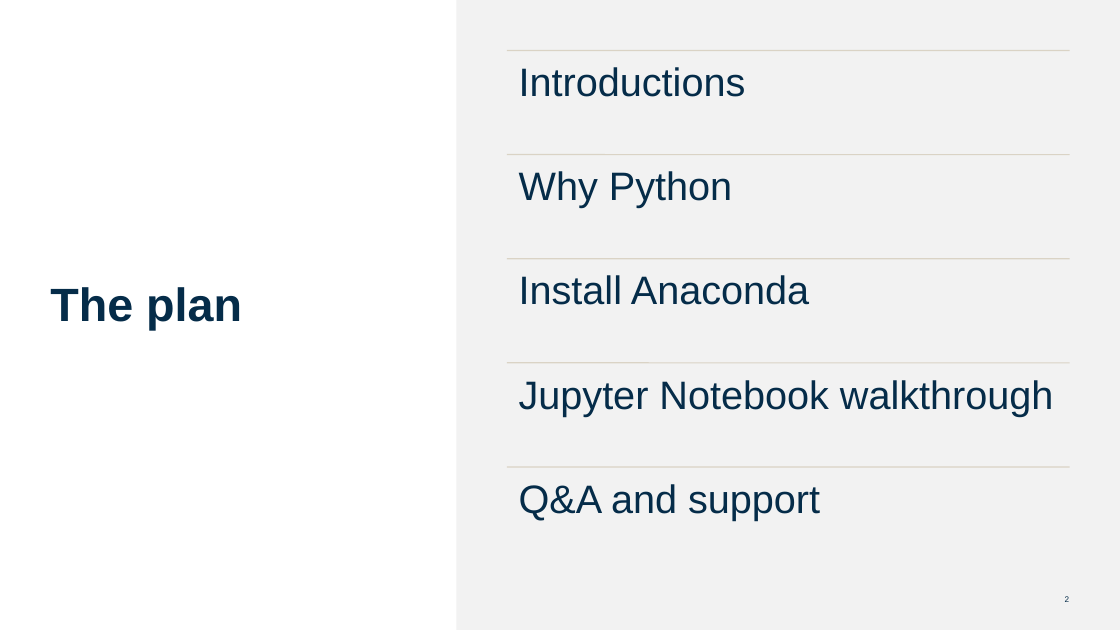
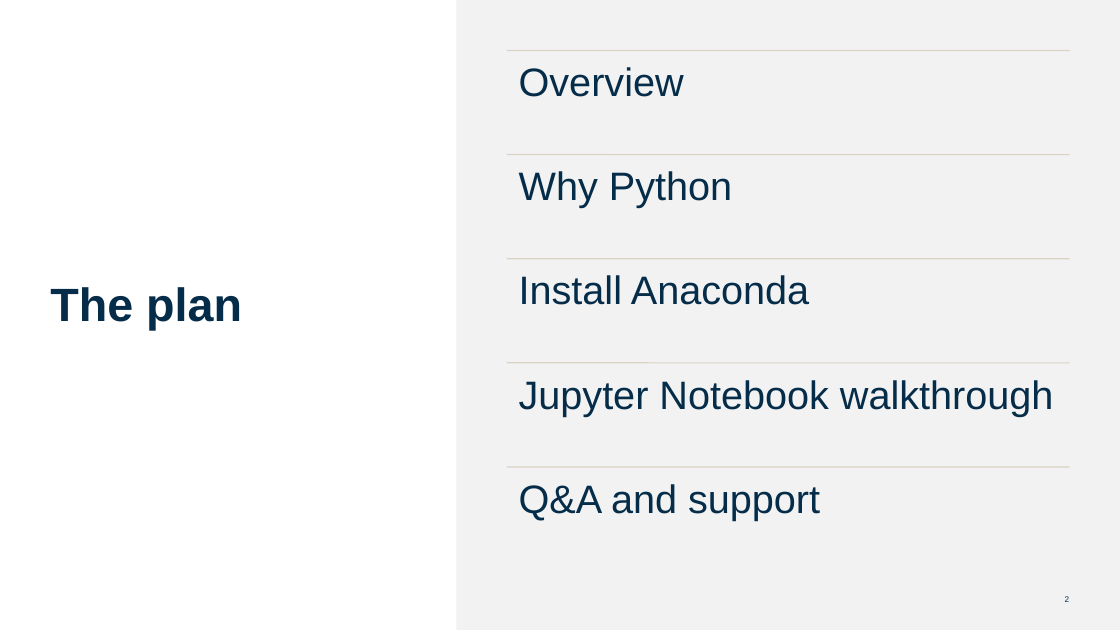
Before and after one commit to Regis-University-Data-Science/Python_bootcamp, a slide deck: slide 2 of Python.pptx. Drawn at 1120x630 pixels with LibreOffice and Linux fonts; fonts in the diff are those of the drawing; background and template pictures are left out. Boxes give left, top, right and bottom in pixels: in the first picture for what was removed or moved away, otherwise in the second. Text is boxed around its words. In the diff, an @@ line names an element or a change of style, - is before the commit and + after.

```diff
--- a/Python.pptx
+++ b/Python.pptx
@@ text at bbox=[519, 67, 684, 97]: text changed @@
-Introductions
+Overview
```
Also in this commit, not shown: 2 other slides changed, 1 slide added, 2 other files.
